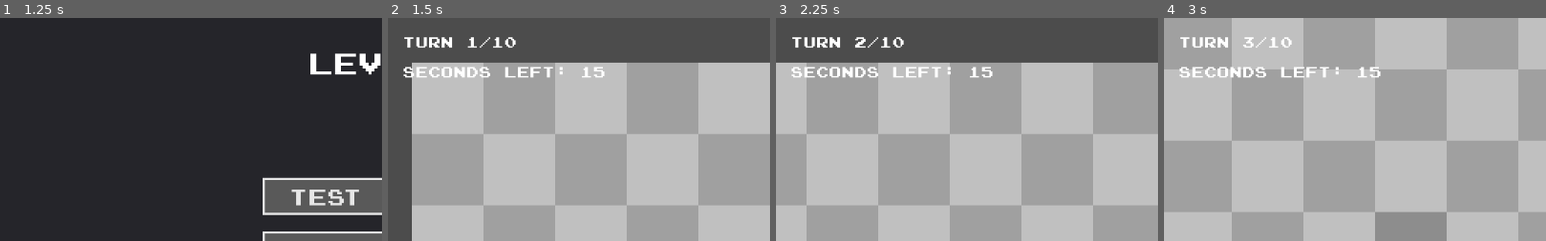
Above: before the commit, frames 1-4 (left to right).
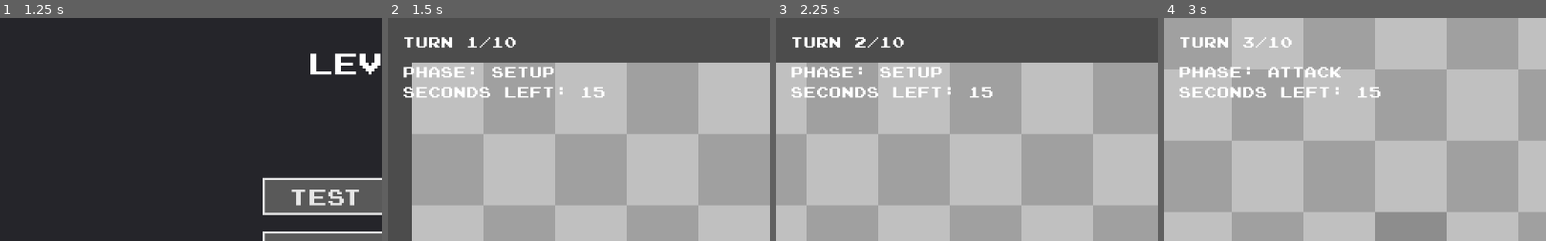
Above: after the commit, the same moments.

Repository: Exospud/Ephemera
Game: Godot game, scene res://screens/title/TitleScreen.tscn
Two runs of this game, one before a commit and one after it. Both use one fixed random seed, a clock stepped at 60 frames per second and the inputs below.
Inputs (mouse positions are % of the whole screen's width and height, from its top left):
- Up to frame 1 (1.25 s): click "Play" at 0.5 s
- Up to frame 2 (1.5 s): click "Test Level" at 1.25 s
- Up to frame 3 (2.25 s): tap Enter (ui_accept) at 2, 2.1 s; move the mouse to (72, 45) at 2.02 s; hold Right (ui_right) from 2.03 s (still down)
- Up to frame 4 (3 s): tap Enter (ui_accept) at 2.27, 2.57, 2.85 s; move the mouse to (30, 55) at 2.77 s; release Right (ui_right) at 2.78 s; hold Down (ui_down) from 2.78 s (still down)
The pictures show only the part of the screen within x 0-50%, y 0-50%; the shares and areas given below are measured in that part.

Frame 1 is identical in both runs. In frame 2, 2.0% of the frame differs, in the area x 4-57%, y 21-36%; in frame 3, 2.0%; in frame 4, 2.1%.

Commit message:
Set up boilerplate for entities and levels

Diff:
--- /dev/null
+++ b/game/entities/Entity.gd
@@ -0,0 +1,16 @@
+extends Node2D
+
+
+# Declare member variables here. Examples:
+# var a = 2
+# var b = "text"
+
+
+# Called when the node enters the scene tree for the first time.
+func _ready():
+	pass # Replace with function body.
+
+
+# Called every frame. 'delta' is the elapsed time since the previous frame.
+#func _process(delta):
+#	pass
--- /dev/null
+++ b/game/entities/Entity.tscn
@@ -0,0 +1,9 @@
+[gd_scene load_steps=2 format=2]
+
+[ext_resource path="res://game/entities/Entity.gd" type="Script" id=1]
+
+[node name="Entity" type="Node2D" groups=["entities"]]
+script = ExtResource( 1 )
+__meta__ = {
+"_edit_lock_": true
+}
--- /dev/null
+++ b/game/entities/towers/Tower.tscn
@@ -0,0 +1,5 @@
+[gd_scene load_steps=2 format=2]
+
+[ext_resource path="res://game/entities/Entity.tscn" type="PackedScene" id=1]
+
+[node name="Tower" instance=ExtResource( 1 )]
--- /dev/null
+++ b/game/entities/units/Unit.tscn
@@ -0,0 +1,5 @@
+[gd_scene load_steps=2 format=2]
+
+[ext_resource path="res://game/entities/Entity.tscn" type="PackedScene" id=1]
+
+[node name="Unit" instance=ExtResource( 1 )]
--- /dev/null
+++ b/game/levels/Level.gd
@@ -0,0 +1,16 @@
+extends Node2D
+
+
+# Declare member variables here. Examples:
+# var a = 2
+# var b = "text"
+
+
+# Called when the node enters the scene tree for the first time.
+func _ready():
+	pass # Replace with function body.
+
+
+# Called every frame. 'delta' is the elapsed time since the previous frame.
+#func _process(delta):
+#	pass
--- /dev/null
+++ b/game/levels/Level.tscn
@@ -0,0 +1,9 @@
+[gd_scene load_steps=2 format=2]
+
+[ext_resource path="res://game/levels/Level.gd" type="Script" id=1]
+
+[node name="Level" type="Node2D"]
+script = ExtResource( 1 )
+__meta__ = {
+"_edit_lock_": true
+}
--- a/game/stage/Camera.gd
+++ b/game/stage/Camera.gd
@@ -40,7 +40,6 @@
 ## Move the camera's view to the middle of the map
 func _reset_position():
 	var map_size = _map.cell_size * _map.get_used_rect().size
-	print(map_size)
 	position = map_size / 2;
 
 
--- a/game/stage/Stage.gd
+++ b/game/stage/Stage.gd
@@ -37,12 +37,15 @@
 
 ## Updates time elapsed if the attacking phase is active
 func _update_time(delta: float):
-	if not setup_phase:
+	if setup_phase:
+		_time_label.text = "Phase: Setup"
+	else:
+		_time_label.text = "Phase: Attack"
 		time_elapsed += delta
 		if time_elapsed > time_limit:
 			_end_turn()
 
-	_time_label.text = "Seconds Left: " + str(ceil(time_limit - time_elapsed))
+	_time_label.text += "\nSeconds Left: " + str(ceil(time_limit - time_elapsed))
 
 
 ## Updates game state info to match the cell the user is currently hovering over
--- a/game/stage/Stage.tscn
+++ b/game/stage/Stage.tscn
@@ -1,9 +1,10 @@
-[gd_scene load_steps=5 format=2]
+[gd_scene load_steps=6 format=2]
 
 [ext_resource path="res://assets/tiles/terrain.tres" type="TileSet" id=1]
 [ext_resource path="res://game/stage/Stage.gd" type="Script" id=2]
 [ext_resource path="res://game/stage/Map.gd" type="Script" id=3]
 [ext_resource path="res://game/stage/Camera.gd" type="Script" id=4]
+[ext_resource path="res://game/levels/Level.tscn" type="PackedScene" id=5]
 
 [node name="Stage" type="Node2D"]
 script = ExtResource( 2 )
@@ -21,14 +22,19 @@
 "_edit_lock_": true
 }
 
-[node name="Camera" type="Camera2D" parent="."]
-visible = false
-current = true
-script = ExtResource( 4 )
-
 [node name="TileHover" type="Polygon2D" parent="."]
 color = Color( 0, 0, 0, 0.117647 )
 polygon = PoolVector2Array( 0, 0, 32, 0, 32, 32, 0, 32 )
 __meta__ = {
 "_edit_lock_": true
 }
+
+[node name="Level" parent="." instance=ExtResource( 5 )]
+
+[node name="Camera" type="Camera2D" parent="."]
+visible = false
+current = true
+script = ExtResource( 4 )
+__meta__ = {
+"_edit_lock_": true
+}
--- a/project.godot
+++ b/project.godot
@@ -31,6 +31,13 @@
 
 [input]
 
+ui_accept={
+"deadzone": 0.5,
+"events": [ Object(InputEventKey,"resource_local_to_scene":false,"resource_name":"","device":0,"alt":false,"shift":false,"control":false,"meta":false,"command":false,"pressed":false,"scancode":16777221,"physical_scancode":0,"unicode":0,"echo":false,"script":null)
+, Object(InputEventKey,"resource_local_to_scene":false,"resource_name":"","device":0,"alt":false,"shift":false,"control":false,"meta":false,"command":false,"pressed":false,"scancode":16777222,"physical_scancode":0,"unicode":0,"echo":false,"script":null)
+, Object(InputEventJoypadButton,"resource_local_to_scene":false,"resource_name":"","device":0,"button_index":0,"pressure":0.0,"pressed":false,"script":null)
+ ]
+}
 ui_select={
 "deadzone": 0.5,
 "events": [ Object(InputEventKey,"resource_local_to_scene":false,"resource_name":"","device":0,"alt":false,"shift":false,"control":false,"meta":false,"command":false,"pressed":false,"scancode":32,"physical_scancode":0,"unicode":0,"echo":false,"script":null)
--- a/screens/play/PlayScreen.tscn
+++ b/screens/play/PlayScreen.tscn
@@ -29,6 +29,7 @@
 grow_vertical = 1
 custom_fonts/font = ExtResource( 2 )
 text = "Seconds Left: ??"
+align = 0
 
 [node name="PauseMenu" parent="HUD" instance=ExtResource( 1 )]
 visible = false
--- a/screens/levels/LevelSelectScreen.gd
+++ b/screens/select/LevelSelectScreen.gd
@@ -3,6 +3,9 @@
 
 ## Called every frame. 'delta' is the elapsed time since the previous frame.
 func _process(delta):
+	if Input.is_action_just_pressed("ui_accept"):
+		_start_level()
+
 	if Input.is_action_just_pressed("ui_cancel"):
 		_quit_to_title()
 
--- a/screens/levels/LevelSelectScreen.tscn
+++ b/screens/select/LevelSelectScreen.tscn
@@ -1,6 +1,6 @@
 [gd_scene load_steps=4 format=2]
 
-[ext_resource path="res://screens/levels/LevelSelectScreen.gd" type="Script" id=1]
+[ext_resource path="res://screens/select/LevelSelectScreen.gd" type="Script" id=1]
 [ext_resource path="res://assets/ui/buttons/TextButton.tscn" type="PackedScene" id=2]
 [ext_resource path="res://assets/ui/TextLabel.tscn" type="PackedScene" id=3]
 
--- a/screens/title/TitleScreen.gd
+++ b/screens/title/TitleScreen.gd
@@ -12,7 +12,7 @@
 
 ## Sends the user to the level select screen
 func _to_level_select():
-	get_tree().change_scene("res://screens/levels/LevelSelectScreen.tscn")
+	get_tree().change_scene("res://screens/select/LevelSelectScreen.tscn")
 
 
 ## Terminates the application
